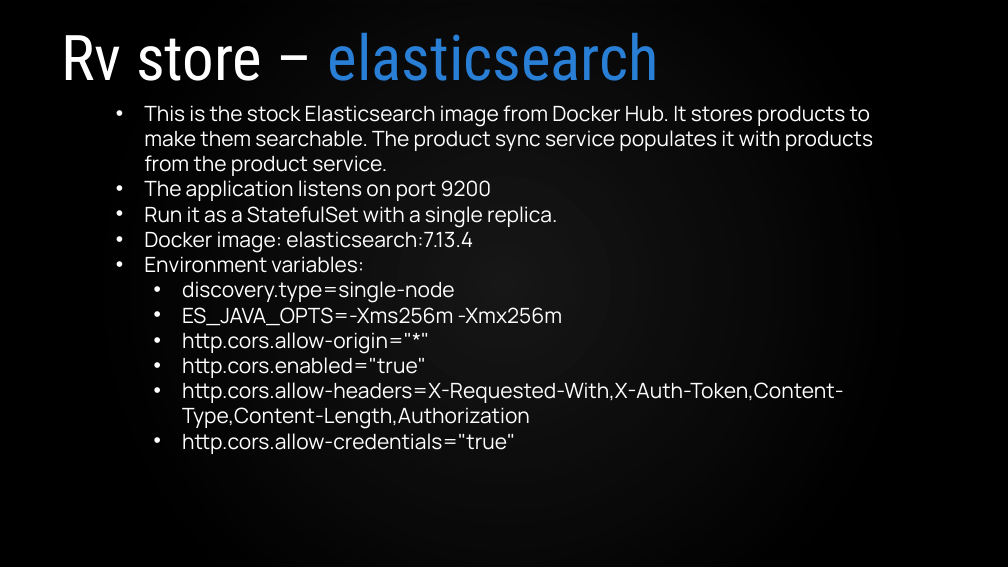
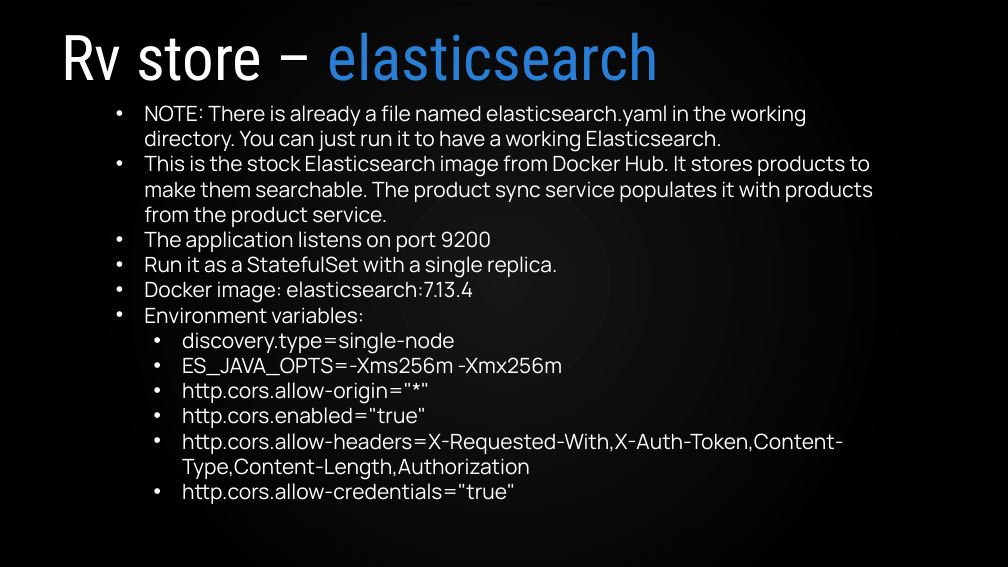
Before and after one commit to VergeOps/k8s-rvstore, a slide deck: slide 15 of rvstore_hackathon/Kubernetes-RV Store Hackathon.pptx (slide 13 before the commit). Drawn at 1008x567 pixels with LibreOffice and Linux fonts; fonts in the diff are those of the drawing; background and template pictures are left out. Boxes give left, top, right and bottom in pixels: in the first picture for what was removed or moved away, otherwise in the second. Text is boxed around its words. In the diff, an @@ line names an element or a change of style, - is before the commit and + after.

```diff
--- a/rvstore_hackathon/Kubernetes-RV Store Hackathon.pptx
+++ b/rvstore_hackathon/Kubernetes-RV Store Hackathon.pptx
@@ text at [144, 105, 807, 152]: paragraph added @@
+• NOTE: There is already a file named elasticsearch.yaml in the working directory. You can just run it to have a working Elasticsearch.
```
Also in this commit, not shown: 3 other slides changed, 11 other files.
